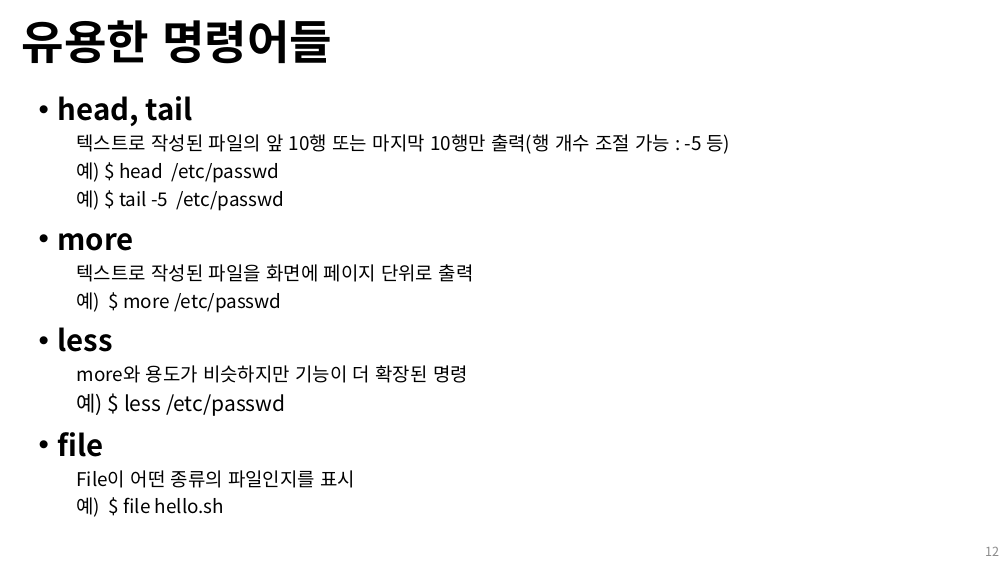
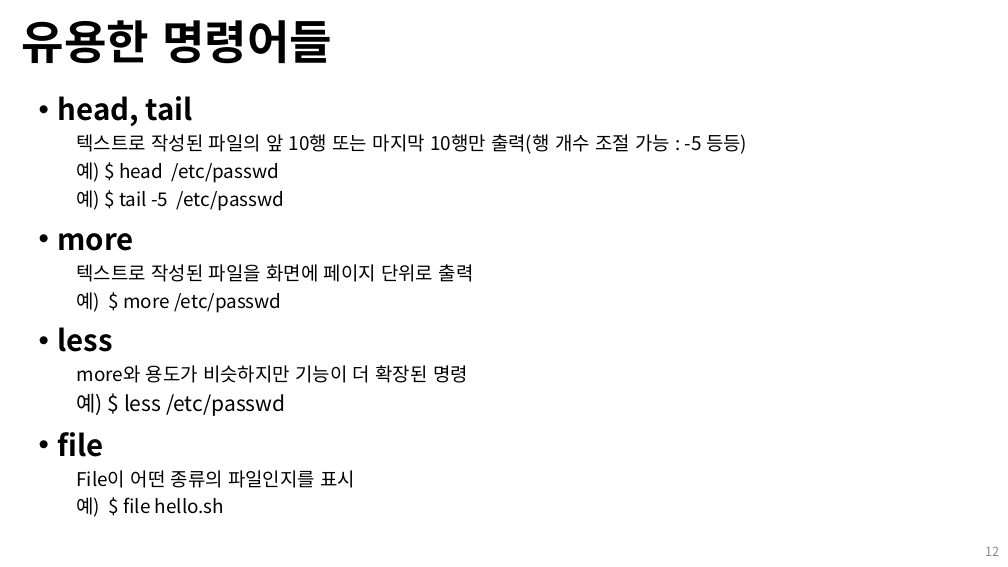
Before and after one commit to Open-Source-Programming/OpenSource-Lec, a slide deck: slide 12 of 05_linux2.pptx. Drawn at 1008x567 pixels with LibreOffice and Linux fonts; fonts in the diff are those of the drawing; background and template pictures are left out. Boxes give left, top, right and bottom in pixels: in the first picture for what was removed or moved away, otherwise in the second. Text is boxed around its words. In the diff, an @@ line names an element or a change of style, - is before the commit and + after.

```diff
--- a/05_linux2.pptx
+++ b/05_linux2.pptx
@@ text at box(77, 134, 747, 154): text changed @@
-  텍스트로 작성된 파일의 앞 10행 또는 마지막 10행만 출력(행 개수 조절 가능 : -5 등)
+  텍스트로 작성된 파일의 앞 10행 또는 마지막 10행만 출력(행 개수 조절 가능 : -5 등등)
```
Also in this commit, not shown: 9 other slides changed, 2 slides added, 2 slides removed, 2 other files.
